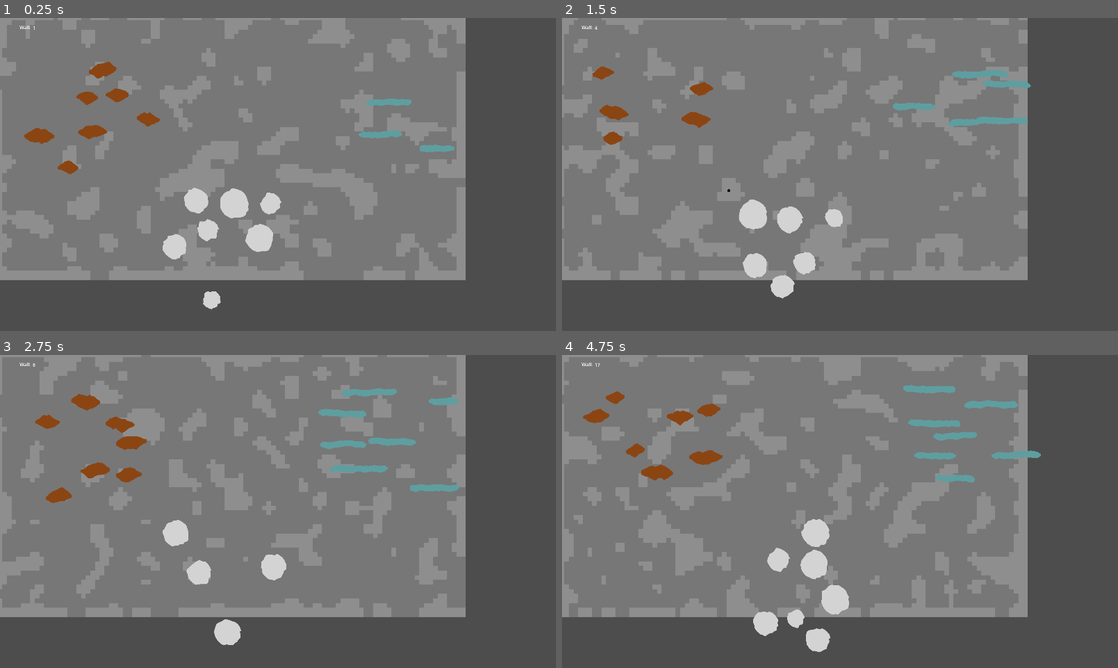
Above: before the commit, frames 1-4 (two rows, left to right).
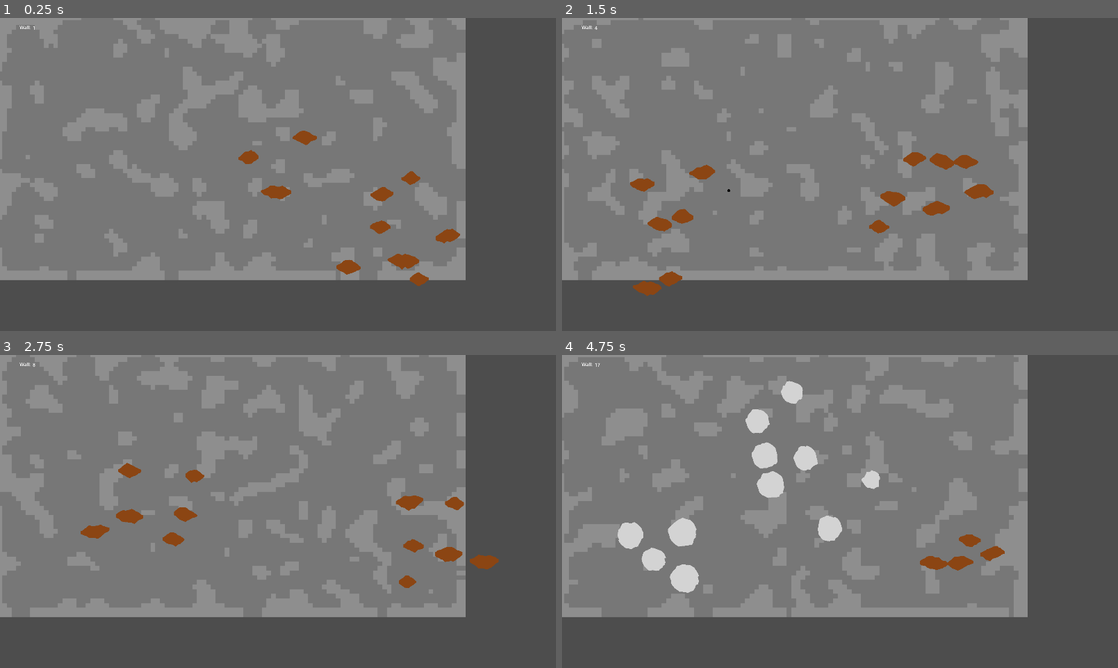
Above: after the commit, the same moments.

Repository: BrodeyYendall/MiningGameGodot
Game: Godot game, scene res://game.tscn
Two runs of this game, one before a commit and one after it. Both use one fixed random seed, a clock stepped at 60 frames per second and the inputs below.
Inputs (mouse positions are in pixels of both pictures, inside the frame that each line leads up to):
- Up to frame 1 (0.25 s): no input
- Up to frame 2 (1.5 s): tap Enter at 0.5, 1.35 s; move the mouse to (962, 158) at 0.52 s; tap Space at 0.6, 0.77, 1.07 s; click (962, 158) at 0.67 s; move the mouse to (728, 190) at 1.27 s; click (728, 190) at 1.42 s
- Up to frame 3 (2.75 s): tap Space at 1.52, 1.55, 1.82, 2.3 s; move the mouse to (333, 442) at 2.02 s; tap Tab at 2.1 s; click (333, 442) at 2.17 s
- Up to frame 4 (4.75 s): tap Space at 2.75, 2.85, 3.02, 3.32, 3.77, 3.8, 4.07, 4.52, 4.55 s; move the mouse to (812, 574) at 2.77 s; click (812, 574) at 2.92 s; move the mouse to (1006, 558) at 3.52 s; tap Enter at 3.6 s; click (1006, 558) at 3.67 s; move the mouse to (673, 464) at 4.27 s; tap Tab at 4.35 s; click (673, 464) at 4.42 s

The runs differ from the first frame. In frame 1, 4.4% of the frame differs, in the area x 4-83%, y 13-94%; in frame 2, 4.8%; in frame 3, 4.8%; in frame 4, 7.5%, in the area x 3-87%, y 8-95%.

Commit message:
Implemented ore generation using a "chunks" method

Diff:
--- a/background.gd
+++ b/background.gd
@@ -1,8 +1,18 @@
 extends TileMap
 
-func _on_wall_generate_background(seed: int):
+var ROCK_TYPE_THRESHOLDS = {
+	1: 0,
+	30: 1,
+	60: 2
+}
+var current_rock_type = 0
+
+func _on_wall_generate_background(wall_count: int):
+	if wall_count in ROCK_TYPE_THRESHOLDS:
+		current_rock_type = ROCK_TYPE_THRESHOLDS[wall_count]
+
 	var noise = FastNoiseLite.new()
-	noise.set_seed(seed)
+	noise.set_seed(randi())
 	noise.set_noise_type(FastNoiseLite.TYPE_SIMPLEX_SMOOTH)
 
 	var window_size = get_viewport().size / 8
@@ -33,9 +43,9 @@
 		for y in range(window_size.y):
 			var atlasTarget: Vector2
 			if map[y][x] == 0:
-				atlasTarget = Vector2(1, 0)
+				atlasTarget = Vector2(1, current_rock_type)
 			else:
-				atlasTarget = Vector2(0, 0)
+				atlasTarget = Vector2(0, current_rock_type)
 			set_cell(0, Vector2(x, y), 0, atlasTarget)
 
 func get_tile_sum(map:Array, x: int, y:int, width: int, height: int):
--- a/game.gd
+++ b/game.gd
@@ -9,13 +9,16 @@
 var current_wall: Node2D
 
 func _ready():
-	current_wall = $wall_container/wall
+	create_new_wall()
 
 func _input(event):
 	if event is InputEventKey and event.is_pressed() && not event.is_echo():
 		if event.keycode == KEY_SPACE:
+			wall_count += 1
+
+			current_wall.free()
 			create_new_wall()
-			wall_count += 1
+
 			$ui/wall_count.text = str(wall_count)
 		elif event.keycode == KEY_ENTER:
 			await RenderingServer.frame_post_draw
@@ -24,8 +27,8 @@
 			texture.get_image().save_png('screenshot.png')
 
 func create_new_wall():
-	current_wall.queue_free()
 	current_wall = wall_scene.instantiate()
+	current_wall.with_data(wall_count)
 	$wall_container.add_child(current_wall)
 	current_wall.ore_cutout.connect(_on_wall_ore_cutout)
 
@@ -41,7 +44,7 @@
 		scores[ore] = new_ore_score_row
 
 func adjust_score(ore: OreTypes.OreType, size: int) -> float:
-	return round_num(size / 300.0, 2)
+	return 1
 
 func round_num(num: float, places: int):
 	return (round(num*pow(10.0,places))/pow(10.0,places))
--- a/game.tscn
+++ b/game.tscn
@@ -1,14 +1,11 @@
-[gd_scene load_steps=3 format=3 uid="uid://h5ydrs5ls1q2"]
+[gd_scene load_steps=2 format=3 uid="uid://h5ydrs5ls1q2"]
 
-[ext_resource type="PackedScene" uid="uid://dkkjnrvv1puwq" path="res://wall.tscn" id="1_getul"]
 [ext_resource type="Script" path="res://game.gd" id="1_m6pba"]
 
 [node name="game" type="Node2D"]
 script = ExtResource("1_m6pba")
 
 [node name="wall_container" type="Node2D" parent="."]
-
-[node name="wall" parent="wall_container" instance=ExtResource("1_getul")]
 
 [node name="ui" type="Control" parent="."]
 layout_mode = 3
@@ -51,5 +48,3 @@
 offset_top = 50.0
 offset_right = 115.0
 offset_bottom = 106.0
-
-[connection signal="ore_cutout" from="wall_container/wall" to="." method="_on_wall_ore_cutout"]
--- a/game_data/constants.gd
+++ b/game_data/constants.gd
@@ -10,9 +10,9 @@
 var CHUNK_ORE_CONFIG = CrackConfig.new(40, 50, 5, 5, 10, 0.0, 10)
 var BAND_ORE_CONFIG = CrackConfig.new(20, 24, 2, 2, 4, 0.0, 10)
 
-var NUGGET_CONFIG = OreChunkConfig.new(400, [30, 70], 80, 6, 4, preload("res://ores/nugget_ore.tscn"))
-var BAND_CONFIG = OreChunkConfig.new(400, [100, 200], 80, 6, 4, preload("res://ores/band_ore.tscn"))
-var BALL_CONFIG = OreChunkConfig.new(400, [30, 50], 100, 6, 4, preload("res://ores/ball_ore.tscn"))
+var NUGGET_CONFIG = OreChunkConfig.new([30, 70], 80, 6, 4, preload("res://ores/nugget_ore.tscn"))
+var BAND_CONFIG = OreChunkConfig.new([100, 200], 80, 6, 4, preload("res://ores/band_ore.tscn"))
+var BALL_CONFIG = OreChunkConfig.new([30, 50], 100, 6, 4, preload("res://ores/ball_ore.tscn"))
 
 class CrackConfig:
 	var min_width: int
@@ -36,15 +36,13 @@
 		self.segment_size = segment_size
 
 class OreChunkConfig:
-	var width: int
 	var ore_width: Array[int]
 	var density: int
 	var max_ore: int
 	var max_fails: int
 	var ore_type: PackedScene
 
-	func _init(width: int, ore_width: Array[int], density: int, max_ore: int, max_fails: int, ore_type: PackedScene):
-		self.width = width
+	func _init(ore_width: Array[int], density: int, max_ore: int, max_fails: int, ore_type: PackedScene):
 		self.ore_width = ore_width
 		self.density = density
 		self.max_ore = max_ore
--- a/game_data/level.gd
+++ /dev/null
@@ -1,11 +0,0 @@
-extends Resource
-class_name Level
-
-@export var level_threshold = 0
-@export var big_ore: OreSpawn
-@export var small_ore: OreSpawn
-
-func _init(level_threshold: int, big_ore: OreSpawn, small_ore: OreSpawn):
-	self.level_threshold = level_threshold
-	self.big_ore = big_ore
-	self.small_ore = small_ore
--- a/game_data/levels.gd
+++ /dev/null
@@ -1,48 +0,0 @@
-extends Resource
-class_name Levels
-
-@export var levels = [
-	Level.new(0,
-		OreSpawn.new(100, 0.25, 1, {
-			"iron": 100
-		}),
-		OreSpawn.new(0, 0, 0, {})
-	),
-	Level.new(3,
-		OreSpawn.new(100, 0.25, 1, {
-			"iron": 100
-		}),
-		OreSpawn.new(0.25, 0.2, 1, {
-			"copper": 75,
-			"iron": 25
-		})
-	),
-	Level.new(5,
-		OreSpawn.new(100, 0.25, 1, {
-			"iron": 100
-		}),
-		OreSpawn.new(0.5, 0.25, 1, {
-			"copper": 75,
-			"iron": 25
-		})
-	),
-	Level.new(8,
-		OreSpawn.new(100, 0.25, 1, {
-			"iron": 100
-		}),
-		OreSpawn.new(0.75, 0.25, 2, {
-			"copper": 75,
-			"iron": 25
-		})
-	),
-	Level.new(10,
-		OreSpawn.new(100, 0.25, 1, {
-			"iron": 50,
-			"copper": 50
-		}),
-		OreSpawn.new(0.75, 0.25, 2, {
-			"iron": 50,
-			"copper": 50
-		})
-	),
-]
--- a/game_data/ore_spawn.gd
+++ b/game_data/ore_spawn.gd
@@ -1,15 +1,15 @@
 extends Resource
 class_name OreSpawn
 
-@export var base_chance = 100
-@export var chance_reduction = 0.25
+@export var chunk_size = 400
+@export var hitbox_size = 600
 @export var max_fails = 1
-@export var ore_table = {
-	"iron": 100
-}
+@export var max_count = 2
+@export var ore_table = [["copper", 100]]
 
-func _init(base_chance: int, chance_reduction: int, max_fails: int, ore_table: Dictionary):
-	self.base_chance = base_chance
-	self.chance_reduction = chance_reduction
+func _init(chunk_size: int, hitbox_size: int, max_fails: int, max_count: int, ore_table: Array):
+	self.chunk_size = chunk_size
+	self.hitbox_size = hitbox_size
 	self.max_fails = max_fails
+	self.max_count = max_count
 	self.ore_table = ore_table
--- a/game_data/ore_types.gd
+++ b/game_data/ore_types.gd
@@ -1,5 +1,5 @@
 extends Node
-enum OreType {COPPER, ZINC, IRON, COAL, ALUMINIUM, NICKEL, MANGANESE, OSMIUM, PLATINUM}
+enum OreType {COPPER, ZINC, IRON, COAL, ALUMINIUM, NICKEL, MANGANESE, OSMIUM, PLATINUM, UNKNOWN}
 
 func get_ore_name(oreType: OreType) -> String:
 	match oreType:
@@ -21,6 +21,7 @@
 			return "Osmium"
 		OreType.PLATINUM:
 			return "Platinum"
+	assert(false, "Failed to get ore name")
 	return "Unkown"
 
 func get_ore_config(oreType: OreType) -> Constants.OreChunkConfig:
@@ -31,6 +32,7 @@
 			return Constants.BALL_CONFIG
 		OreType.IRON:
 			return Constants.BAND_CONFIG
+	assert(false, "Failed to get ore config")
 	return null
 
 func get_ore_color(oreType: OreType) -> Color:
@@ -41,4 +43,5 @@
 			return Color.LIGHT_GRAY
 		OreType.IRON:
 			return Color.CADET_BLUE
+	assert(false, "Failed to get ore color")
 	return Color.BLACK
--- a/ores/ore_chunk.gd
+++ b/ores/ore_chunk.gd
@@ -4,13 +4,13 @@
 var oreType: OreTypes.OreType
 var ores = []
 
-func generate_with_config(oreType: OreTypes.OreType, ore_cutout_callback):
+func generate_with_config(oreType: OreTypes.OreType,  size: int, ore_cutout_callback):
 	self.oreType = oreType
 	var config = OreTypes.get_ore_config(oreType)
 
 	var fail_count = 0
 	while ores.size() <= config.max_ore and fail_count <= config.max_fails:
-		var rand_position = Vector2(randi_range(0, config.width), randi_range(0, config.width))
+		var rand_position = generate_random_pos_in_cirlce(size - config.ore_width[1])
 		var conflicting_position = false
 
 		for existing_ore in ores:
@@ -28,3 +28,7 @@
 			add_child(ore)
 
 			ore.ore_cutout.connect(ore_cutout_callback)
+
+func generate_random_pos_in_cirlce(size: int):
+	var theta : float = randf() * 2 * PI
+	return (Vector2(cos(theta), sin(theta)) * sqrt(randf())) * size
--- a/ores/ore_generator.gd
+++ b/ores/ore_generator.gd
@@ -1,21 +1,109 @@
 extends Node2D
 
-@export var level: Levels
+var ORE_BORDER_BUFFER = 200
 
 var ore_chunk_scene = preload("res://ores/ore_chunk.tscn")
 
-func _generate_ores(seed: int):
+func _generate_ores(wall_count: int):
+	var current_level = get_current_level(wall_count)
+
+	for oreSpawn in current_level:
+		var fail_count = 0
+		var success_count = 0
+		while fail_count <= oreSpawn.max_fails and success_count < oreSpawn.max_count:
+			var rand_location = generate_random_spawn_location(oreSpawn.chunk_size)
+
+			var raycast = circle_raycast(rand_location, oreSpawn.hitbox_size)
+			if raycast.is_empty():
+				success_count += 1
+				create_ore_chunk(get_ore_from_table(oreSpawn.ore_table), rand_location, oreSpawn.chunk_size)
+			else:
+				fail_count += 1
+
+func get_current_level(wall_count: int):
+	while wall_count > 0:
+		if wall_count in LEVELS:
+			return LEVELS[wall_count]
+		wall_count -= 1
+	return LEVELS[1]
+
+func generate_random_spawn_location(chunk_size: int) -> Vector2:
+	var radius = (chunk_size / 2) + ORE_BORDER_BUFFER
+	var rand_x = randi_range(radius, Constants.SCREEN_WIDTH - radius)
+	var rand_y = randi_range(radius, Constants.SCREEN_HEIGHT - radius)
+
+	return Vector2(rand_x, rand_y)
+
+func get_ore_from_table(oreTable: Array) -> OreTypes.OreType:
+	var weights_total = 0
+	for ore in oreTable:
+		weights_total += ore[1]
+
+	var rand = randi_range(0, weights_total)
+	for ore in oreTable:
+		if rand <= ore[1]:
+			return ore[0]
+		rand -= ore[1]
+	assert(false, "failed to determine ore from ore table")
+	return OreTypes.OreType.UNKNOWN
+
+func create_ore_chunk(oreType: OreTypes.OreType, postion: Vector2, size: int):
 	var ore = ore_chunk_scene.instantiate()
-	ore.generate_with_config(OreTypes.OreType.ZINC, get_parent()._ore_cutout)
-	ore.position = Vector2(600, 600)
+	ore.generate_with_config(oreType, size, get_parent()._ore_cutout)
+	ore.position = postion
 	add_child(ore)
 
-	ore = ore_chunk_scene.instantiate()
-	ore.generate_with_config(OreTypes.OreType.COPPER, get_parent()._ore_cutout)
-	ore.position = Vector2(100, 100)
-	add_child(ore)
+func circle_raycast(position: Vector2, radius: int, max_results = 1) -> Array:
+	var query = PhysicsShapeQueryParameters2D.new()
+	var circle_shape = CircleShape2D.new()
+	circle_shape.set_radius(radius)
+	query.set_shape(circle_shape)
+	query.set_collide_with_areas(true)
+	query.transform.origin = position
 
-	ore = ore_chunk_scene.instantiate()
-	ore.generate_with_config(OreTypes.OreType.IRON, get_parent()._ore_cutout)
-	ore.position = Vector2(1100, 100)
-	add_child(ore)
+	return get_world_2d().direct_space_state.intersect_shape(query, max_results)
+
+@export var LEVELS = {
+	1: [
+		OreSpawn.new(300, 400, 1, 2, [
+			[OreTypes.OreType.COPPER, 100]
+		])
+	],
+	3: [
+		OreSpawn.new(300, 400, 1, 2, [
+			[OreTypes.OreType.COPPER, 100]
+		]),
+		OreSpawn.new(200, 300, 2, 2, [
+			[OreTypes.OreType.COPPER, 75],
+			[OreTypes.OreType.ZINC, 25]
+		])
+	],
+	5: [
+		OreSpawn.new(300, 400, 1, 2, [
+			[OreTypes.OreType.COPPER, 100]
+		]),
+		OreSpawn.new(200, 300, 2, 2, [
+			[OreTypes.OreType.COPPER, 75],
+			[OreTypes.OreType.ZINC, 25]
+		])
+	],
+	8: [
+		OreSpawn.new(300, 400, 1, 2, [
+			[OreTypes.OreType.COPPER, 100]
+		]),
+		OreSpawn.new(200, 300, 2, 2, [
+			[OreTypes.OreType.COPPER, 75],
+			[OreTypes.OreType.ZINC, 25]
+		])
+	],
+	10: [
+		OreSpawn.new(300, 400, 1, 2, [
+			[OreTypes.OreType.COPPER, 50],
+			[OreTypes.OreType.ZINC, 50]
+		]),
+		OreSpawn.new(200, 300, 2, 2, [
+			[OreTypes.OreType.COPPER, 50],
+			[OreTypes.OreType.ZINC, 50]
+		])
+	]
+}
--- a/wall.gd
+++ b/wall.gd
@@ -3,20 +3,23 @@
 @export var crack_distance = 300
 @export var new_hole_hitbox = 40
 
-signal generate_background(seed: int)
+signal generate_background(wall_count: int)
 signal cycle_formed(vertices: PackedVector2Array)
 signal ore_cutout(size: int)
 
 var hole_scene = preload("res://hole.tscn")
 var crack_scene = preload("res://crack.tscn")
 
+var wall_count = 1
 var cracks = {}
 var holes = []  # Stores references to actual hole instances. Vital for crack ray casting
 var pathfinder: AStar2D = AStar2D.new()
 
 func _ready():
-	generate_background.emit(randi())
+	generate_background.emit(wall_count)
 
+func with_data(wall_count: int):
+	self.wall_count = wall_count
 
 func _input(event):
 	if event is InputEventMouseButton && event.is_pressed() && circle_raycast(event.position).is_empty():
@@ -24,7 +27,6 @@
 
 func create_point(position: Vector2):
 	pathfinder.add_point(holes.size(), position)
-	#raycast_around_point(position)
 
 	var new_connections = create_new_cracks(position)
 
